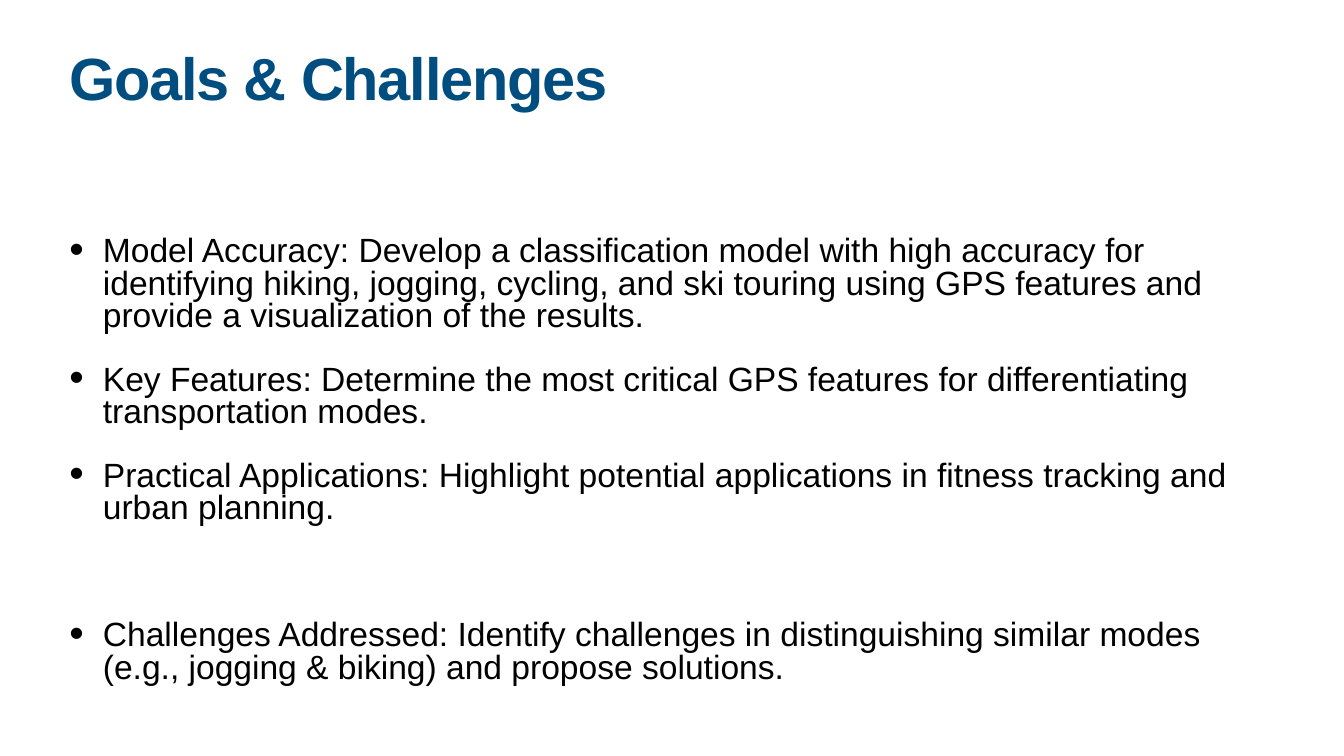
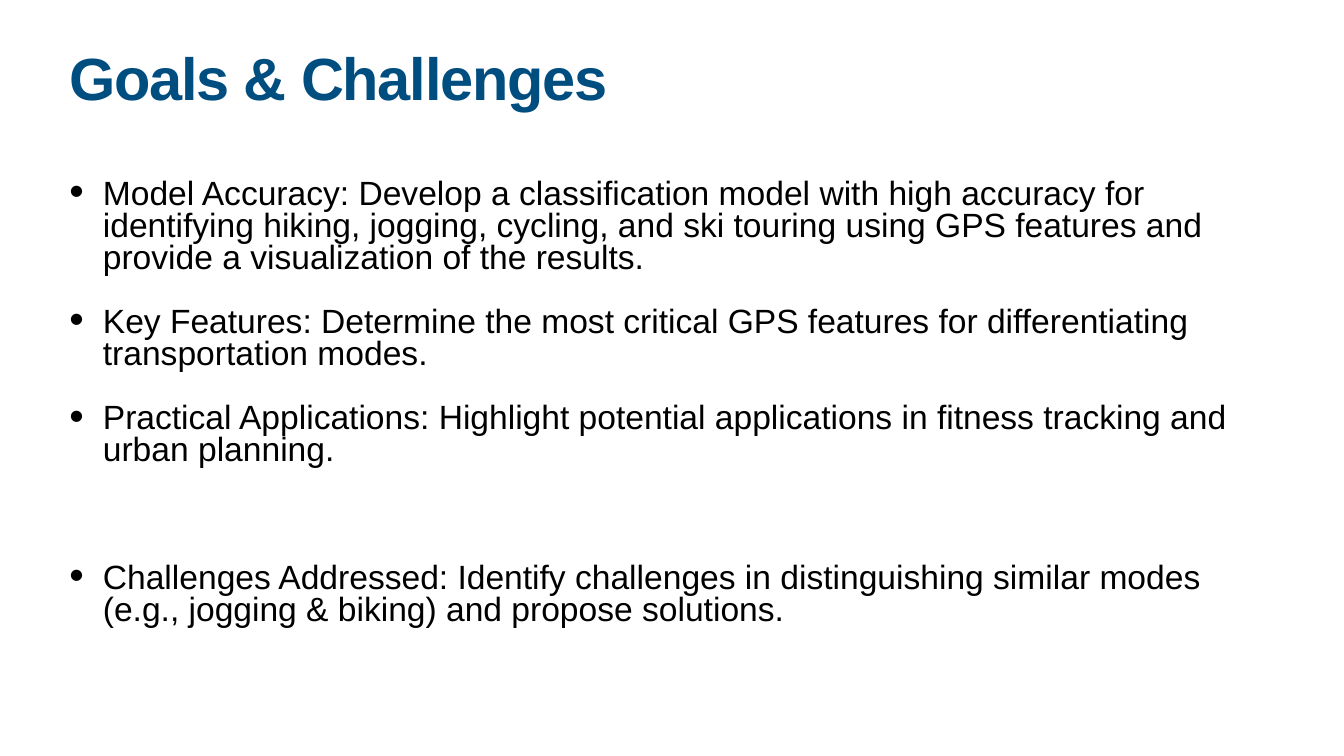
Before and after one commit to jonglr/GEO880-Project, a slide deck: slide 6 of Presentation.pptx. Drawn at 1344x756 pixels with LibreOffice and Linux fonts; fonts in the diff are those of the drawing. Boxes give left, top, right and bottom in pixels: in the first picture for what was removed or moved away, otherwise in the second. Text is boxed around its words. In the diff, an @@ line names an element or a change of style, - is before the commit and + after.

```diff
--- a/Presentation.pptx
+++ b/Presentation.pptx
@@ text "Model Accuracy: Develop a classification ...": place and size @@
-text "Model Accuracy: Develop a classification ..." at box(103, 237, 1226, 685)
+text "Model Accuracy: Develop a classification ..." at box(103, 180, 1226, 627)
```
Also in this commit, not shown: 4 other slides changed, 1 slide added.
